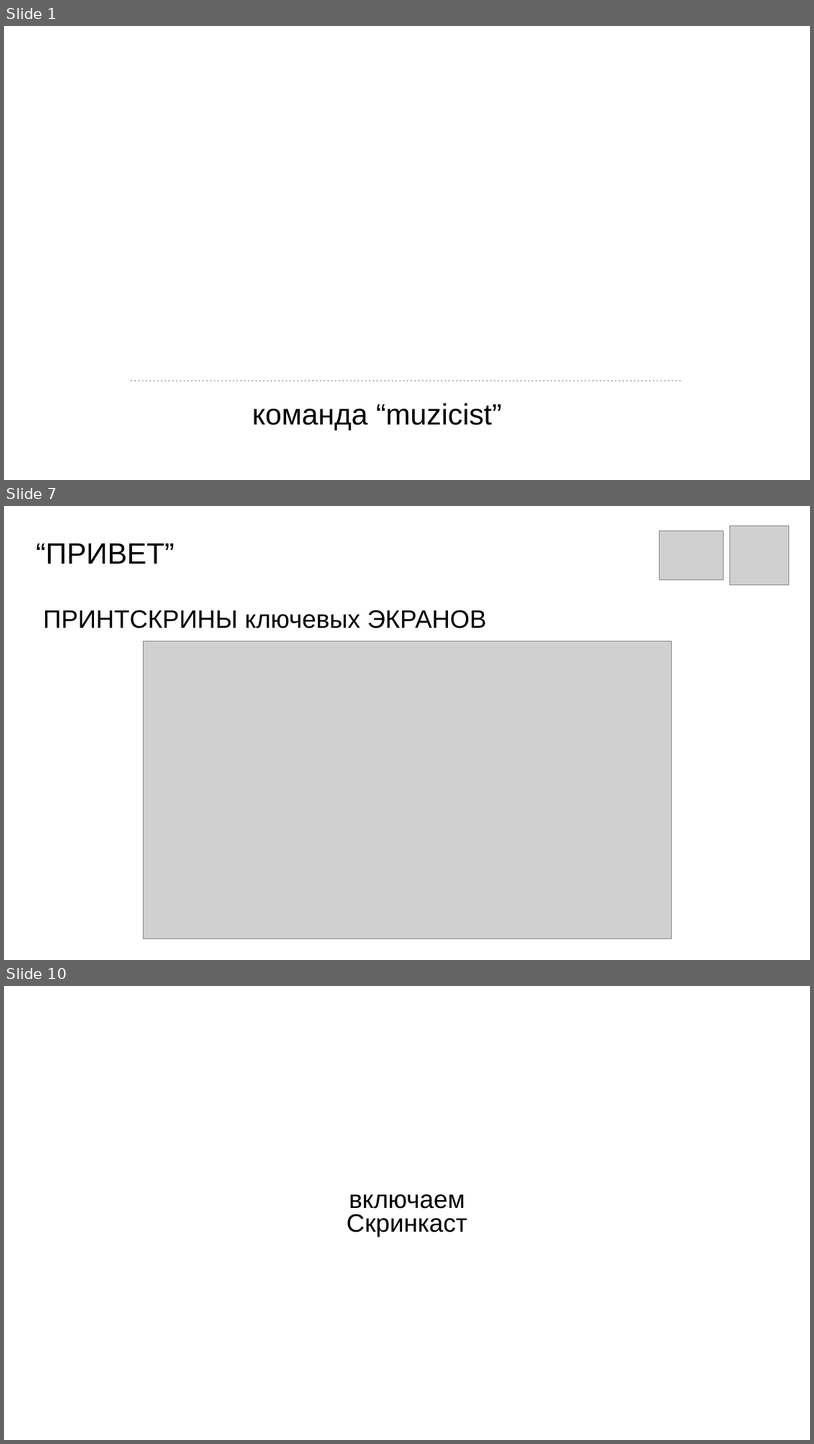
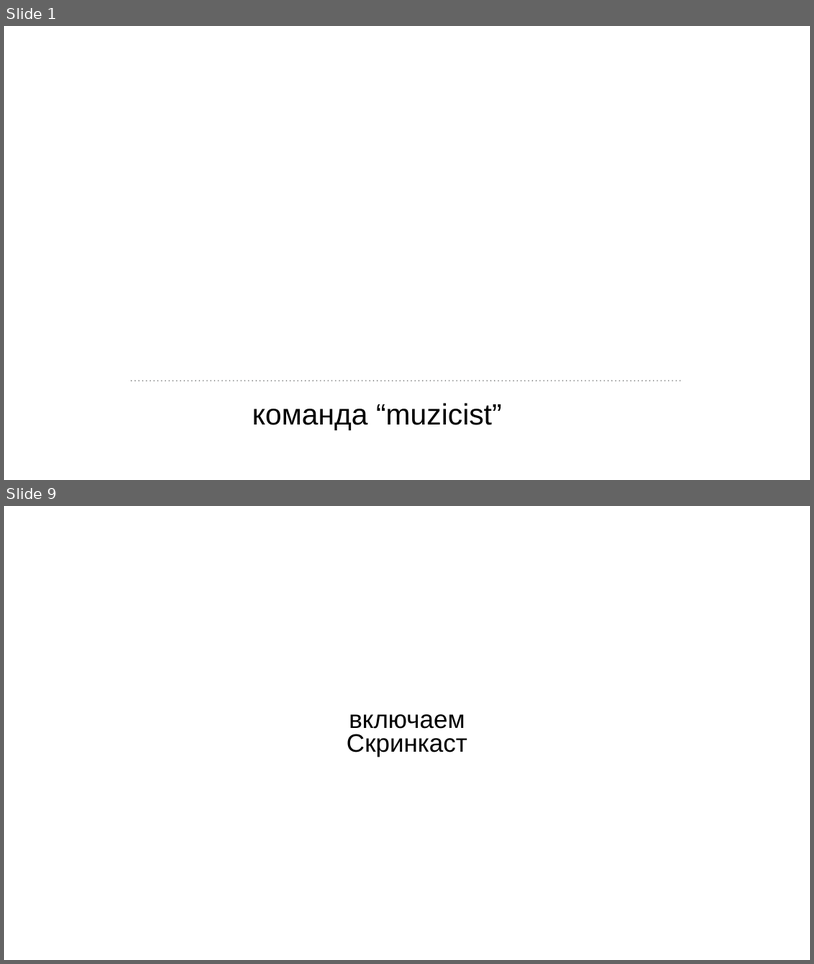
Before and after one commit to ivanbalashov239/muzicist, a slide deck: muzicist.pptx. Shown one above the other, each under a label of ours: slides 1, 7 and 10 before the commit, slides 1 and 9 after it; the slides between them are not shown. The pictures are 814x1444 and 814x964 pixels, drawn with LibreOffice and Linux fonts; fonts in the diff are those of the drawing; grey boxes stand for pictures; background and template pictures are left out. Boxes give left, top, right and bottom in pixels: in the first picture for what was removed or moved away, otherwise in the second. Text is boxed around its words. In the diff, an @@ line names an element or a change of style, - is before the commit and + after.

```diff
--- a/muzicist.pptx
+++ b/muzicist.pptx
@@ slide 7 removed at (4, 506, 810, 960), background #FFFFFF @@
@@ picture removed at (730, 526, 789, 584) @@
@@ text removed at (36, 543, 174, 564) @@
-“ПРИВЕТ”
@@ picture removed at (659, 530, 724, 579) @@
@@ text removed at (43, 610, 487, 628) @@
-ПРИНТСКРИНЫ ключевых ЭКРАНОВ
@@ picture removed at (143, 641, 671, 938) @@
@@ what was slide 10 is now slide 9 @@
```
Also in this commit, not shown: 7 slides changed, 2 slides added, 3 other slides removed.
